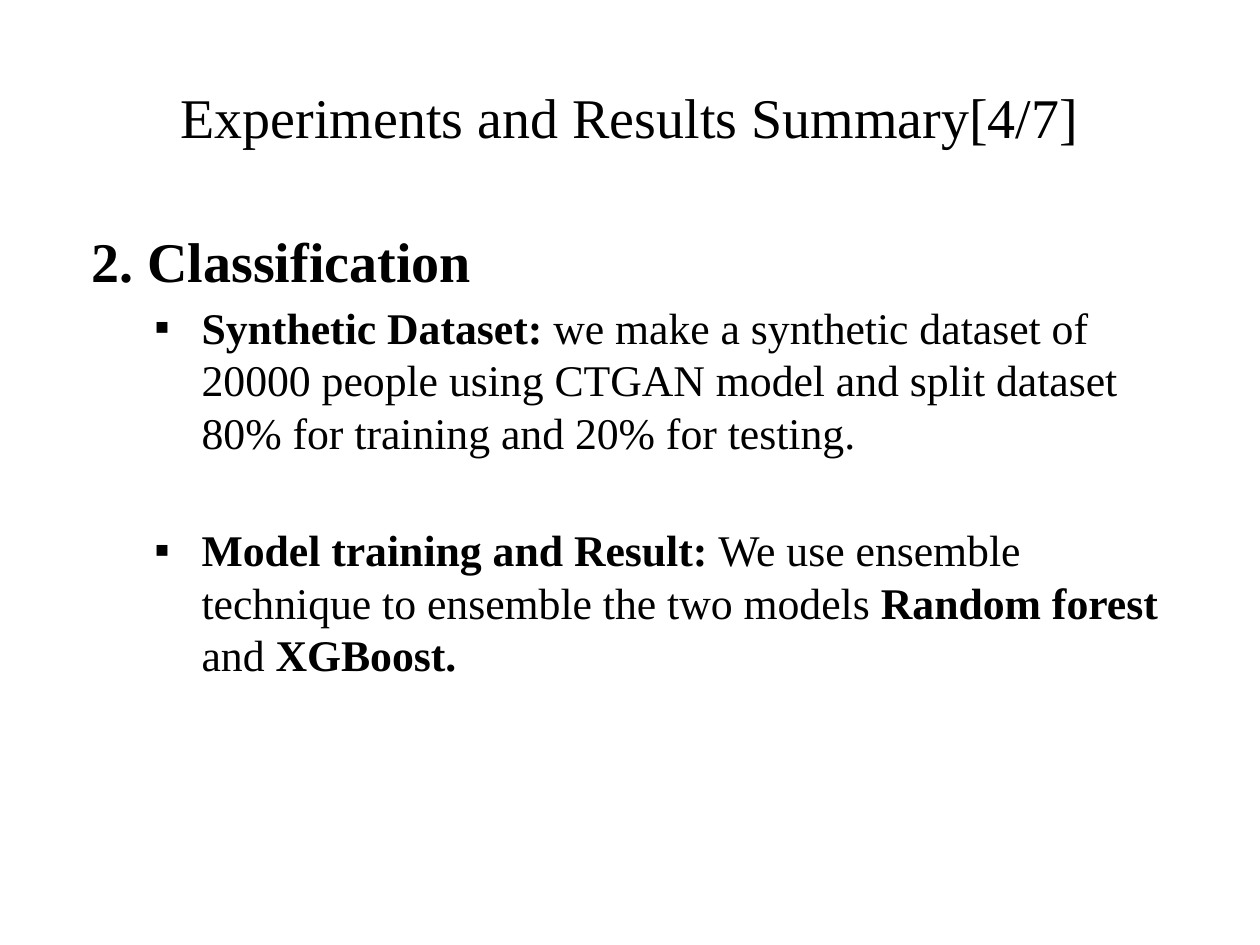
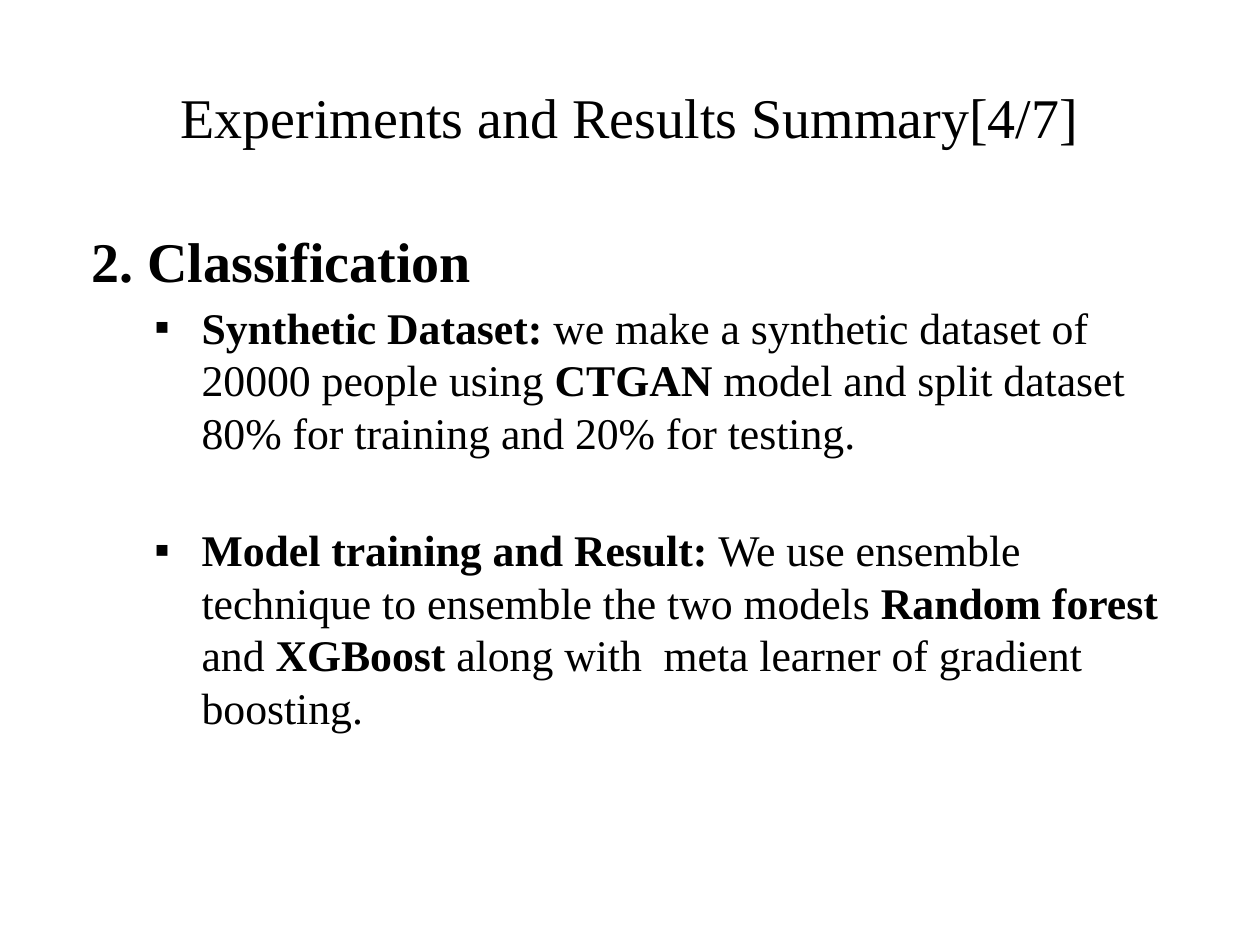
Before and after one commit to pandistic-zain/Fitnesstan--FYP, a slide deck: slide 31 of fitnesstan-documentation/FItnessstan_Final Presentation_Part 2.pptx. Drawn at 1260x945 pixels with LibreOffice and Linux fonts; fonts in the diff are those of the drawing; background and template pictures are left out. Boxes give left, top, right and bottom in pixels: in the first picture for what was removed or moved away, otherwise in the second. Text is boxed around its words. In the diff, an @@ line names an element or a change of style, - is before the commit and + after.

```diff
--- a/fitnesstan-documentation/FItnessstan_Final Presentation_Part 2.pptx
+++ b/fitnesstan-documentation/FItnessstan_Final Presentation_Part 2.pptx
@@ text at bbox=[202, 313, 1124, 457]: bold on in "CTGAN" @@
@@ text at bbox=[202, 535, 1158, 732]: text changed @@
-  ▪ Model training and Result: We use ensemble technique to ensemble the two models Random forest and XGBoost.
+  ▪ Model training and Result: We use ensemble technique to ensemble the two models Random forest and XGBoost along with meta learner of gradient boosting.
```
Also in this commit, not shown: 13 other slides changed, 2 slides added, 2 slides removed.
